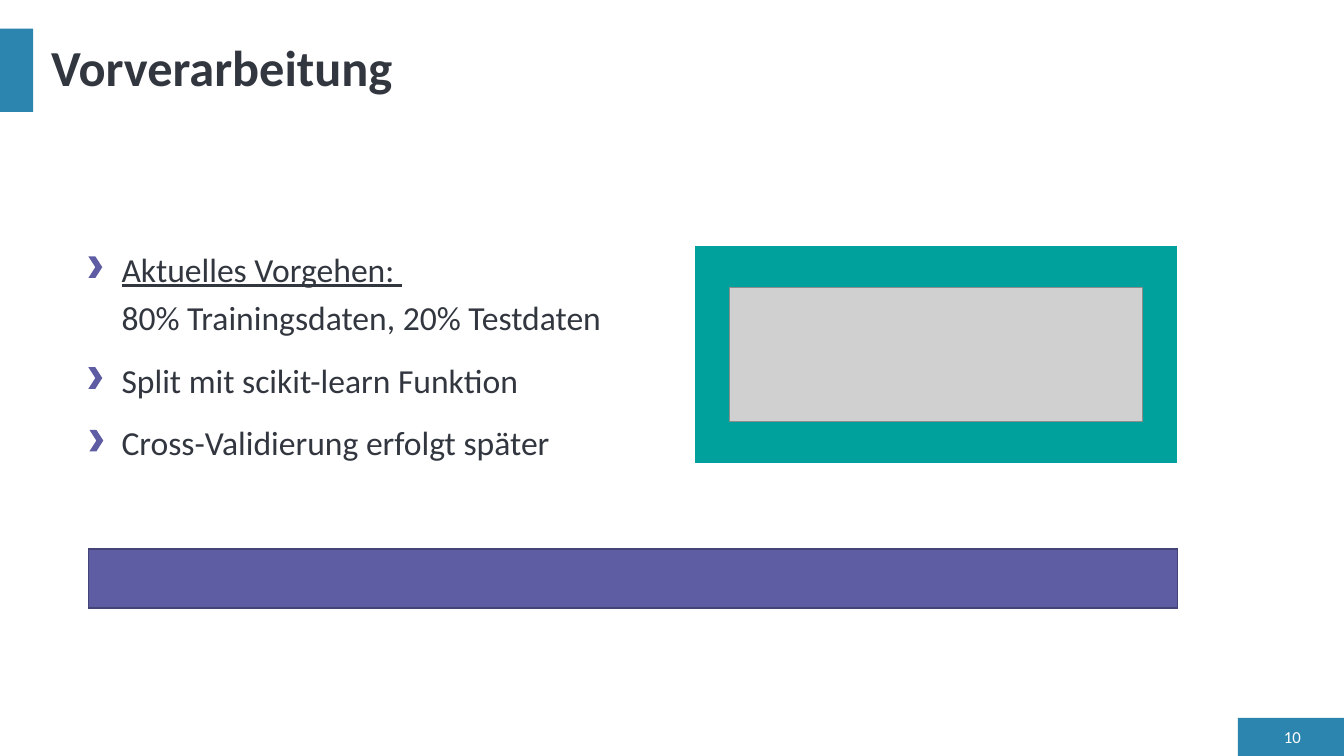
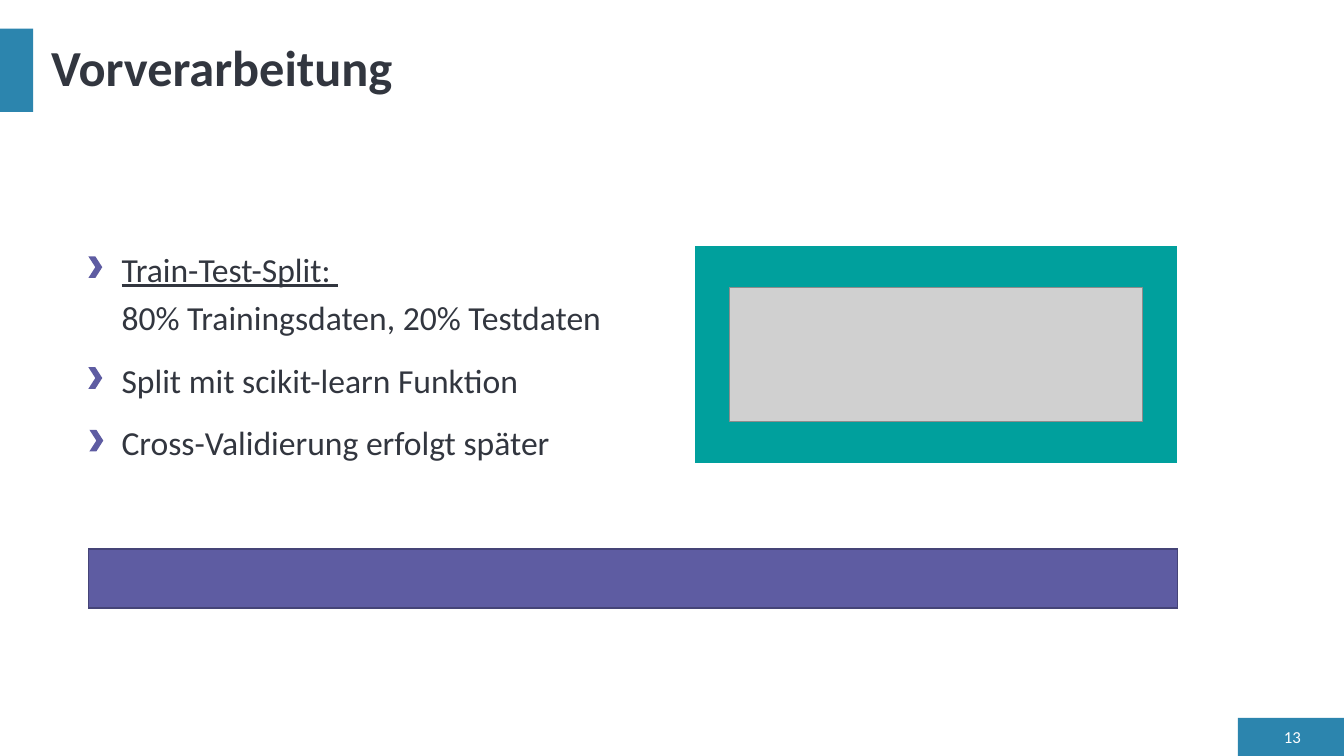
Before and after one commit to LennartFertig/DataExploration_HousePriceSeattle, a slide deck: slide 13 of HousePricePrediction_Präsentation.pptx (slide 10 before the commit). Drawn at 1344x756 pixels with LibreOffice and Linux fonts; fonts in the diff are those of the drawing; grey boxes stand for pictures. Boxes give left, top, right and bottom in pixels: in the first picture for what was removed or moved away, otherwise in the second. Text is boxed around its words. In the diff, an @@ line names an element or a change of style, - is before the commit and + after.

```diff
--- a/HousePricePrediction_Präsentation.pptx
+++ b/HousePricePrediction_Präsentation.pptx
@@ text at (x1=122, y1=258, x2=600, y2=336): text changed @@
-Aktuelles Vorgehen:
-80% Trainingsdaten, 20% Testdaten
+Train-Test-Split:
+80% Trainingsdaten, 20% Testdaten
@@ page number at (x1=1284, y1=732, x2=1301, y2=743): text changed @@
-10
+13
```
Also in this commit, not shown: 10 other slides changed, 7 slides added, 1 slide removed.
